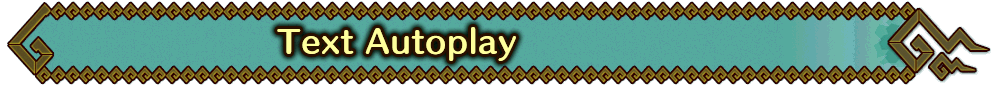
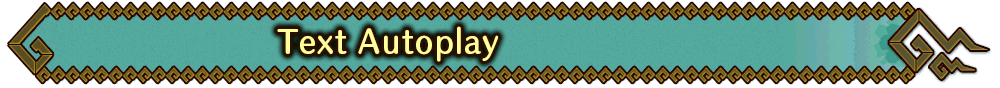
Layered file, before and after one edit (1000×88). Changes by layer:
painted on "Text Autoplay" over [277, 26, 516, 62]
